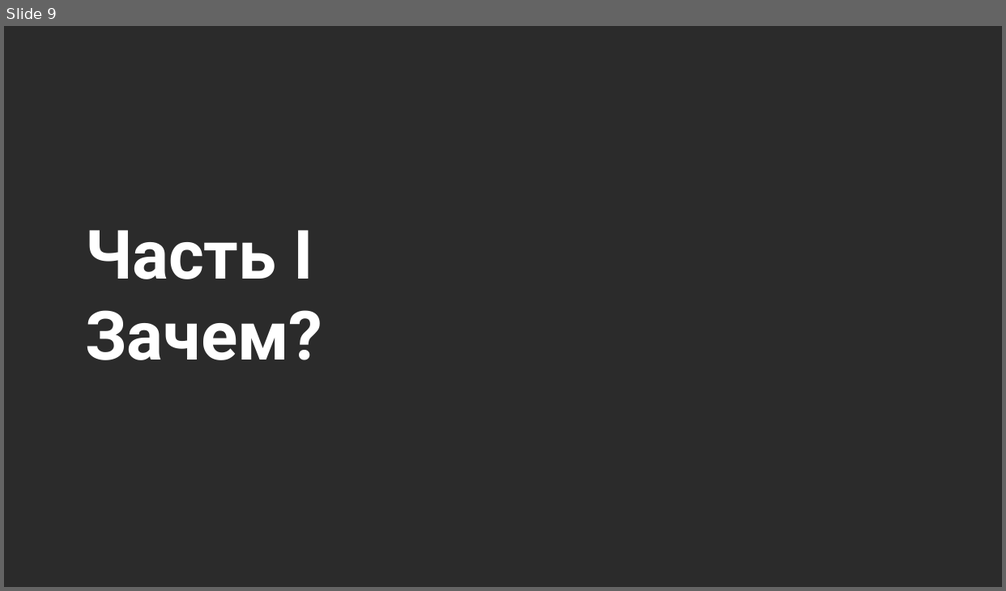
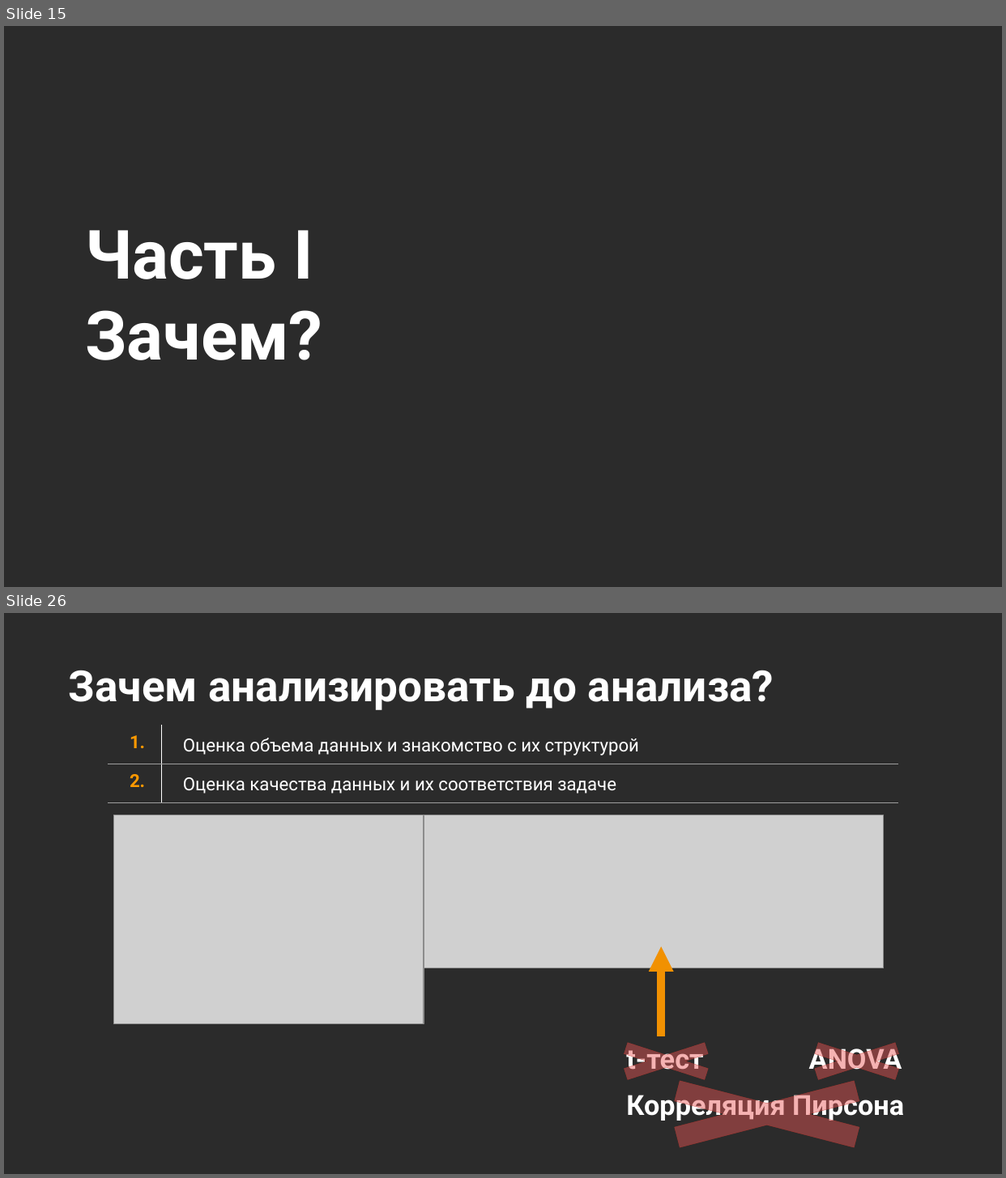
Before and after one commit to Marwolaeth/OTUS_R4DA, a slide deck: teaching/R4DA-EDA4ML.pptx. Shown one above the other, each under a label of ours: slide 9 before the commit, slides 15 and 26 after it; the slides between them are not shown. The pictures are 1006x591 and 1006x1178 pixels, drawn with LibreOffice and Linux fonts; fonts in the diff are those of the drawing; grey boxes stand for pictures; background and template pictures are left out; a plain dark background stands for a picture behind light text. Boxes give left, top, right and bottom in pixels: in the first picture for what was removed or moved away, otherwise in the second. Text is boxed around its words. In the diff, an @@ line names an element or a change of style, - is before the commit and + after.

```diff
--- a/teaching/R4DA-EDA4ML.pptx
+++ b/teaching/R4DA-EDA4ML.pptx
@@ slide 26 added at (x1=4, y1=613, x2=1002, y2=1174), background picture (left out) @@
@@ title added at (x1=69, y1=670, x2=774, y2=710), 31 pt, text #FFFFFF, bold @@
+Зачем анализировать до анализа?
@@ table added at (x1=108, y1=725, x2=898, y2=801), 2 rows, 2 columns @@
+1. | Оценка объема данных и знакомство с их структурой
+2. | Оценка качества данных и их соответствия задаче
@@ picture added at (x1=114, y1=815, x2=424, y2=1024) @@
@@ picture added at (x1=424, y1=815, x2=884, y2=969) @@
@@ arrow added from (661, 1036) to (661, 946), #F19102 6 pt @@
@@ cross added at (x1=589, y1=1036, x2=744, y2=1086), fill #EA5656 at 45% opacity, outline #BC362C 0.25 pt @@
@@ text added at (x1=626, y1=1043, x2=703, y2=1076), 20 pt, text #FFFFFF, bold @@
+t-тест
@@ cross added at (x1=779, y1=1036, x2=934, y2=1086), fill #EA5656 at 45% opacity, outline #BC362C 0.25 pt @@
@@ text added at (x1=809, y1=1043, x2=902, y2=1076), 20 pt, text #FFFFFF, bold @@
+ANOVA
@@ cross added at (x1=594, y1=1070, x2=939, y2=1160), fill #EA5656 at 45% opacity, outline #BC362C 0.25 pt @@
@@ text added at (x1=626, y1=1089, x2=904, y2=1122), 20 pt, text #FFFFFF, bold @@
+Корреляция Пирсона
@@ what was slide 9 is now slide 15 @@
```
Also in this commit, not shown: 1 slide changed, 46 other slides added, 29 slides removed, 4 other files.
